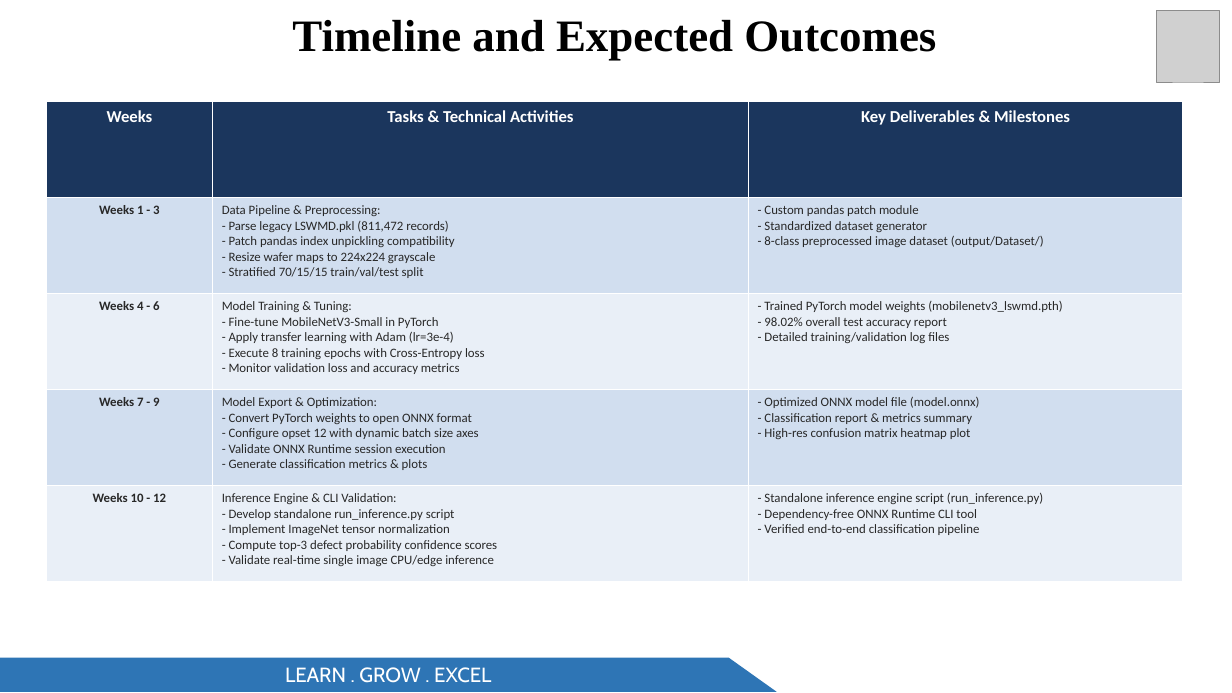
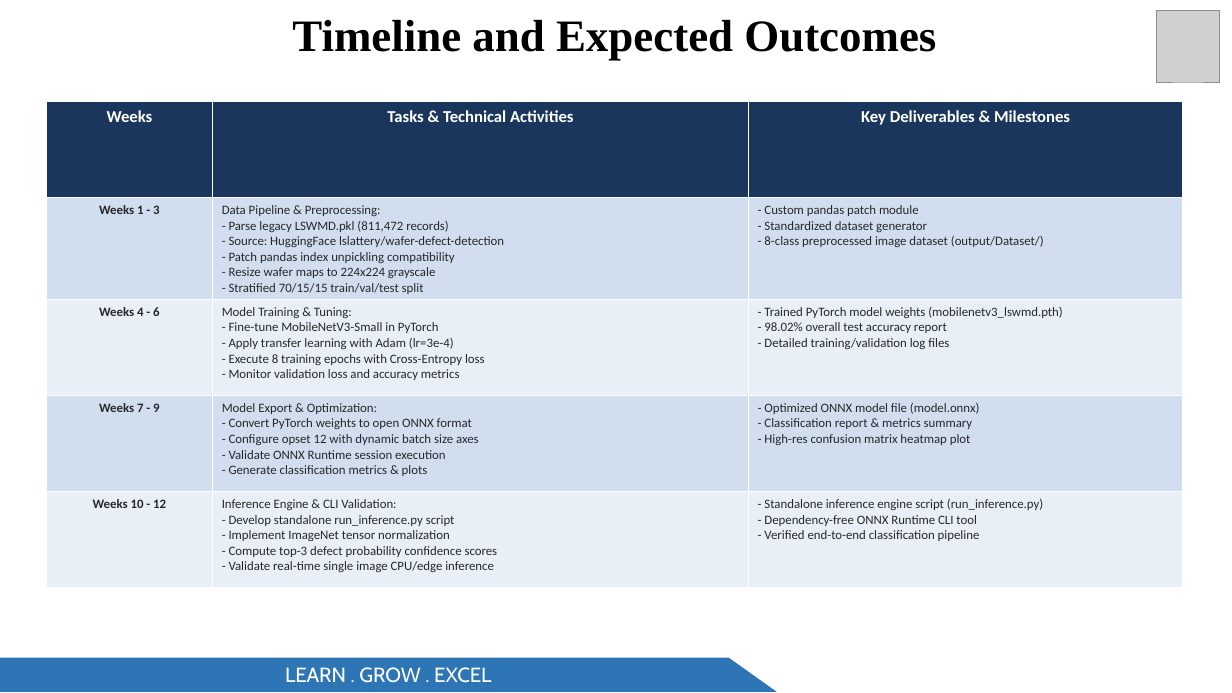
Before and after one commit to Ad1thh/semiconductor-defect-classification, a slide deck: slide 6 of presentation.pptx. Drawn at 1232x693 pixels with LibreOffice and Linux fonts; fonts in the diff are those of the drawing; grey boxes stand for pictures. Boxes give left, top, right and bottom in pixels: in the first picture for what was removed or moved away, otherwise in the second. Text is boxed around its words. In the diff, an @@ line names an element or a change of style, - is before the commit and + after.

Commit message:
docs: update presentation files and add direct HuggingFace dataset download link to README

```diff
--- a/presentation.pptx
+++ b/presentation.pptx
@@ table at (x1=46, y1=102, x2=1183, y2=582) @@
-row 2, column 2: Data Pipeline & Preprocessing: / - Parse legacy LSWMD.pkl (811,472 records) / - Patch pandas index unpickling compatibility / - Resize wafer maps to 224x224 grayscale / - Stratified 70/15/15 train/val/test split
+row 2, column 2: Data Pipeline & Preprocessing: / - Parse legacy LSWMD.pkl (811,472 records) / - Source: HuggingFace lslattery/wafer-defect-detection / - Patch pandas index unpickling compatibility / - Resize wafer maps to 224x224 grayscale / - Stratified 70/15/15 train/val/test split
```
Also in this commit, not shown: 1 other slide changed, 2 other files.
